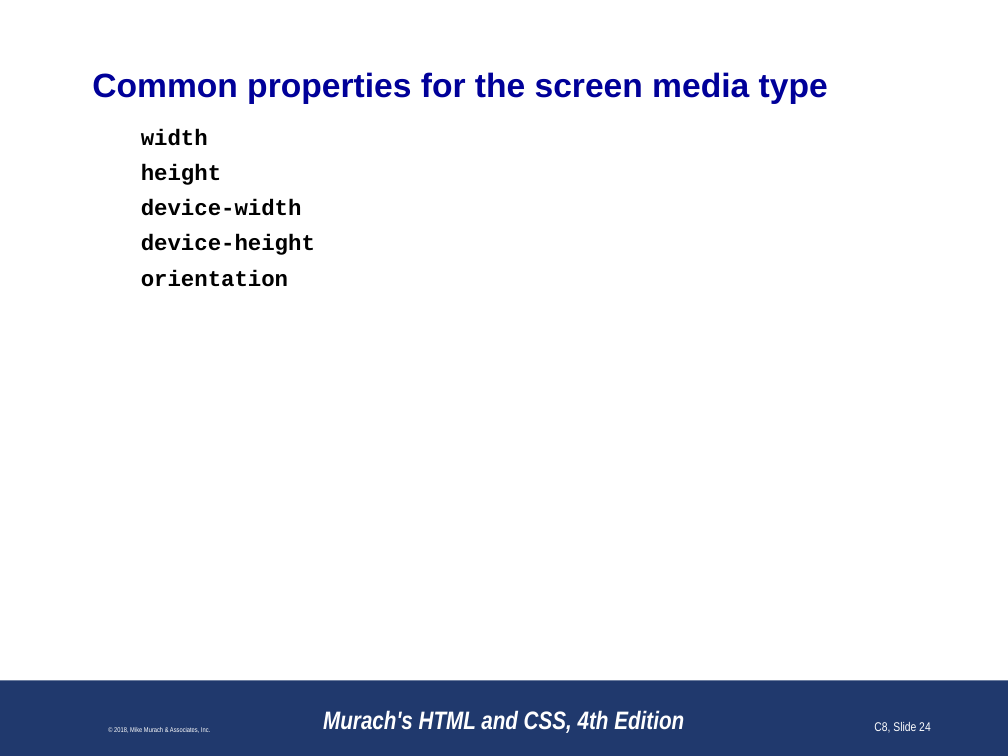
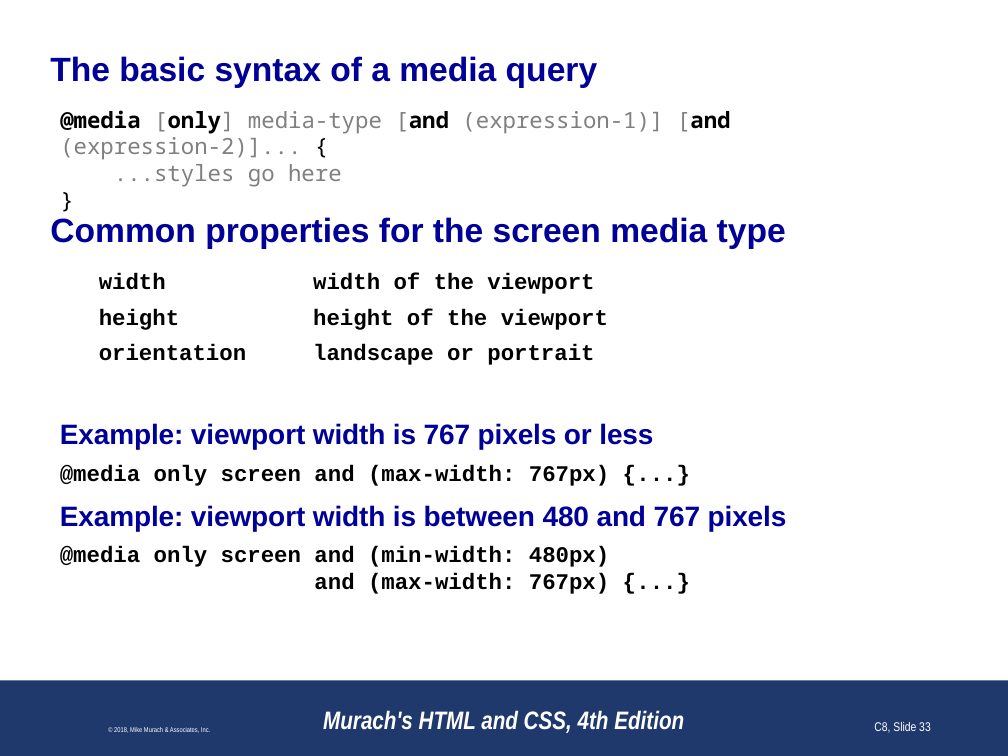
Before and after one commit to paulsmithkc/awd1000_base_lab_and_homework, a slide deck: slide 33 of murach_html_4e/slides/Chapter 8 slides (Revised).pptx (slide 24 before the commit). Drawn at 1008x756 pixels with LibreOffice and Linux fonts; fonts in the diff are those of the drawing; background and template pictures are left out. Boxes give left, top, right and bottom in pixels: in the first picture for what was removed or moved away, otherwise in the second. Text is boxed around its words. In the diff, an @@ line names an element or a change of style, - is before the commit and + after.

```diff
--- a/murach_html_4e/slides/Chapter 8 slides (Revised).pptx
+++ b/murach_html_4e/slides/Chapter 8 slides (Revised).pptx
@@ text added at [50,56,597,88], 24 pt, text #000099, bold @@
+The basic syntax of a media query
@@ text added at [60,110,731,187], 16 pt, text #808080 @@
+@media [only] media-type [and (expression-1)] [and (expression-2)]... {
+...styles go here
+}
@@ title "Common properties for the screen ...": place and size @@
-title "Common properties for the screen ..." at [92,72,828,104]
+title "Common properties for the screen ..." at [50,217,786,249]
@@ text at [99,273,608,365]: text changed @@
-width
-height
-device-width
-device-height
-orientation
+width width of the viewport
+height height of the viewport
+orientation landscape or portrait
@@ text added at [60,423,787,594], 16 pt, text #000000, bold @@
+Example: viewport width is 767 pixels or less
+@media only screen and (max-width: 767px) {...}
+Example: viewport width is between 480 and 767 pixels
+@media only screen and (min-width: 480px)
+and (max-width: 767px) {...}
@@ page number at [874,722,931,733]: text changed @@
-C8, Slide 24
+C8, Slide 33
```
Also in this commit, not shown: 32 other slides changed, 3 slides added, 5 slides removed.
